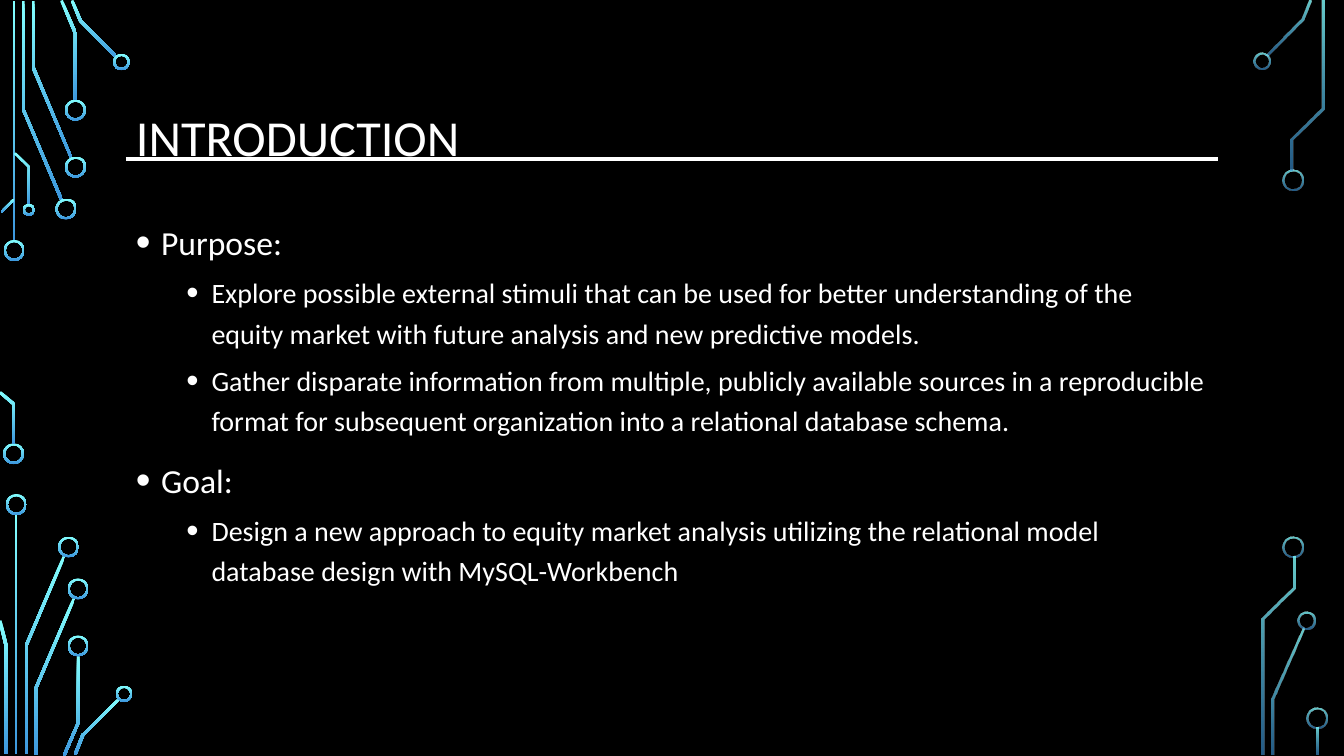
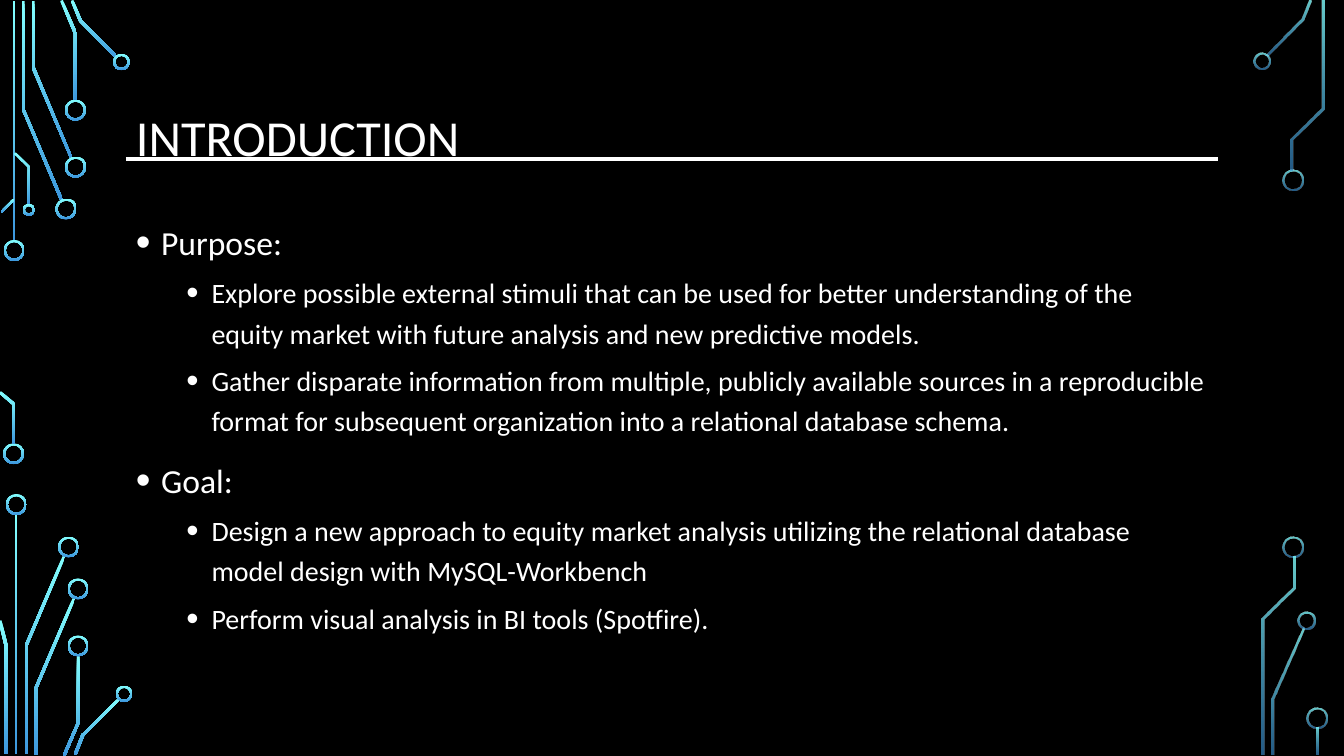
Before and after one commit to djserna/7330-Group-Project, a slide deck: slide 3 of Presentation/MSDS_7330_Group_Project_Presentation.pptx. Drawn at 1344x756 pixels with LibreOffice and Linux fonts; fonts in the diff are those of the drawing; background and template pictures are left out. Boxes give left, top, right and bottom in pixels: in the first picture for what was removed or moved away, otherwise in the second. Text is boxed around its words. In the diff, an @@ line names an element or a change of style, - is before the commit and + after.

Commit message:
updated powerpoint presentation

```diff
--- a/Presentation/MSDS_7330_Group_Project_Presentation.pptx
+++ b/Presentation/MSDS_7330_Group_Project_Presentation.pptx
@@ text at (212, 521, 1129, 634): text changed @@
-  • Design a new approach to equity market analysis utilizing the relational model database design with MySQL-Workbench
+  • Design a new approach to equity market analysis utilizing the relational database model design with MySQL-Workbench
+  • Perform visual analysis in BI tools (Spotfire).
```
Also in this commit, not shown: 5 other slides changed, 3 slides added, 2 slides removed.
